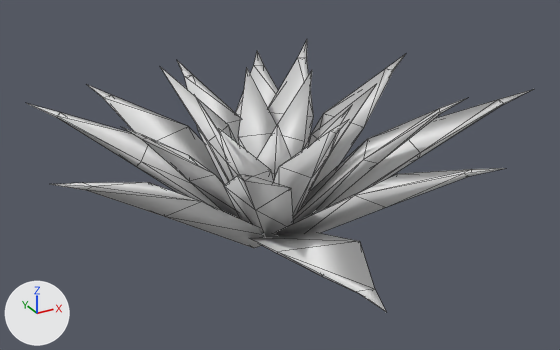
The glTF model models/whAgavePlant.glb: old version first, new version second.
The view is the same before and after, from a 50 mm camera at (-2.02, -3.79, 2.2) aimed at (-0.03, -0.18, 0.4). Lighting does not change. The marker at lower left points along +X, +Y and +Z. The older version comes first. Mesh edges are drawn as thin lines. Vertices at exactly the same position are counted once.

Before the edit, the objects in view are built like this:
```python
me_agaveplant_006 = bpy.data.meshes.new('AgavePlant.006')
me_agaveplant_006.from_pydata(...)  # 196 vertices, 282 faces; spans x -1.41..1.55, y -1.78..1.33, z -0.13..0.95
# faces by material slot: [240, 42]
me_agaveplant_006.materials.append(mat_agaveleaf)  # white #e7e7e7
me_agaveplant_006.materials.append(mat_cycad_trunk)  # white #e7e7e7
ob_agaveplant = bpy.data.objects.new('AgavePlant', me_agaveplant_006)
ob_agaveplant.location = (0.0, 0.0, 0.0)
```
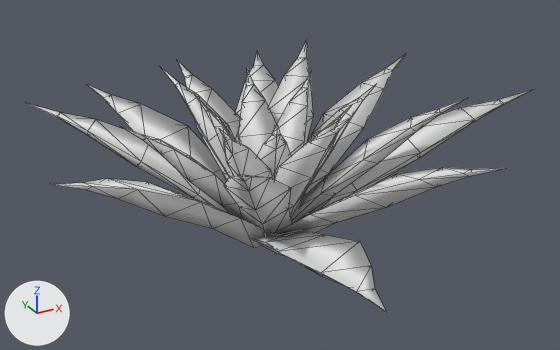
The newer file is also rescaled (x0.76), turned or shifted as a whole; pictures and numbers use the older file's frame.

Diff of the bpy script that builds the scene:
```diff
--- a/models/whAgavePlant.glb.py
+++ b/models/whAgavePlant.glb.py
@@ me_agaveplant_006 @@
 # used by ob_agaveplant; location = (0.0, 0.0, 0.0)
-me_agaveplant_006.from_pydata(...)  # 196 vertices, 282 faces; spans x -1.41..1.55, y -1.78..1.33, z -0.13..0.95
+me_agaveplant_006.from_pydata(...)  # 352 vertices, 616 faces; spans x -1.41..1.55, y -1.78..1.33, z -0.13..0.95
+# me_agaveplant_006 part 1: 144 vertices added at x -0.96..0.91, y -0.81..1.04, z 0.07..0.83
+# me_agaveplant_006 part 2: 6 vertices added at x -0.45..0.45, y -1.36..-1.01, z 0.37..0.66
+# me_agaveplant_006 part 3: 3 vertices added at x -1.09..-1.0, y -0.55..-0.35, z 0.6..0.67
+# me_agaveplant_006 part 4: 3 vertices added at x 1.11..1.18, y -0.5..-0.29, z 0.57..0.64
 me_agaveplant_006.materials.append(mat_agaveleaf)
```

Pixel boxes [x1, y1, x2, y2] of what changed, in the pictures (560 x 350 px):
part 1 of me_agaveplant_006, added: after [57, 57, 441, 256]
part 2 of me_agaveplant_006, added: after [279, 167, 471, 291]
part 3 of me_agaveplant_006, added: after [83, 178, 201, 217]
part 4 of me_agaveplant_006, added: after [408, 100, 504, 158]
